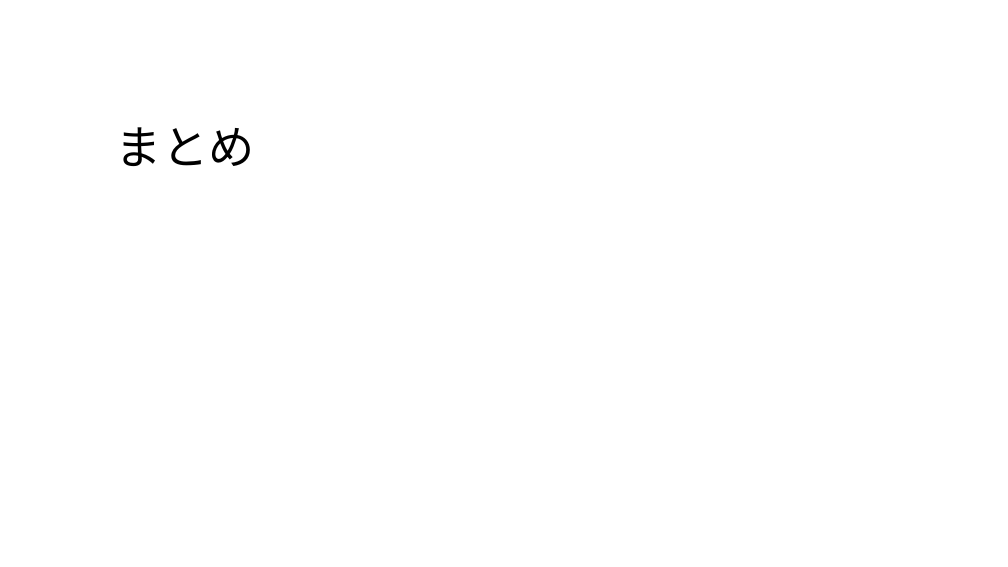
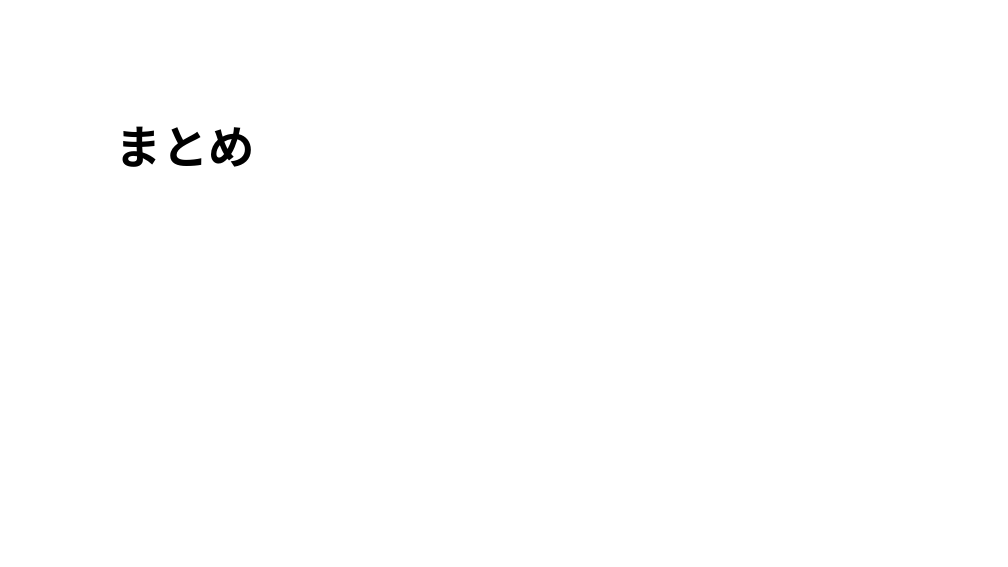
Before and after one commit to alto1412/Yokoari1207, a slide deck: slide 9 of よこありくんのプレゼン.pptx. Drawn at 1008x567 pixels with LibreOffice and Linux fonts; fonts in the diff are those of the drawing; background and template pictures are left out. Boxes give left, top, right and bottom in pixels: in the first picture for what was removed or moved away, otherwise in the second. Text is boxed around its words. In the diff, an @@ line names an element or a change of style, - is before the commit and + after.

```diff
--- a/よこありくんのプレゼン.pptx
+++ b/よこありくんのプレゼン.pptx
@@ title "まとめ" at (116, 126, 255, 167): bold on @@
```
Also in this commit, not shown: 6 other slides changed, 1 slide added, 1 slide removed.
